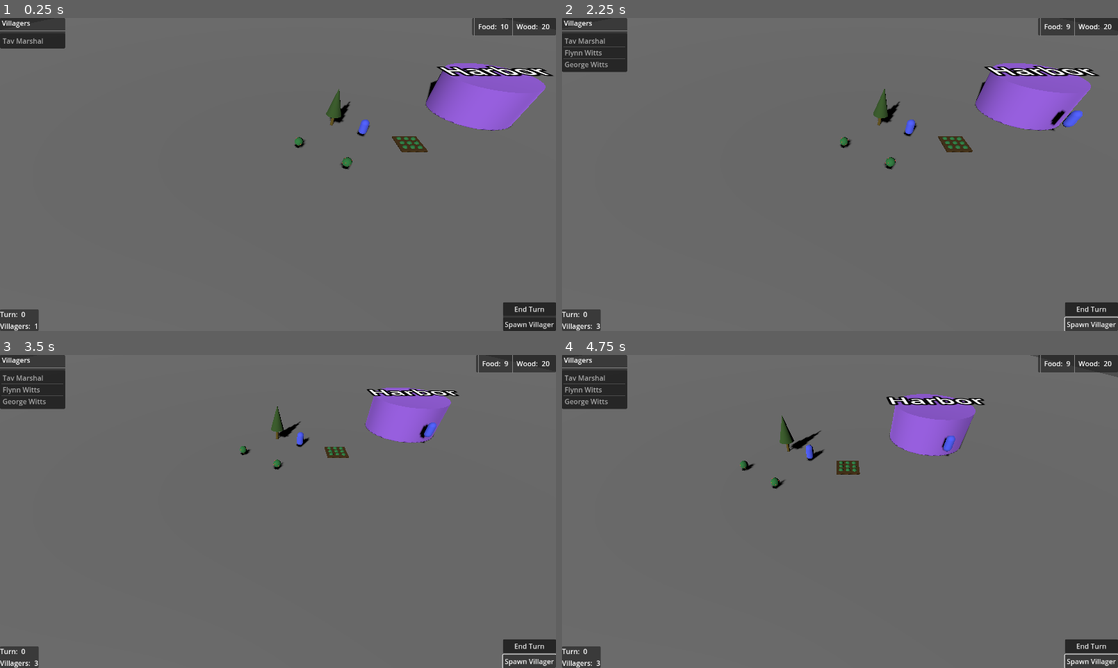
Above: before the commit, frames 1-4 (two rows, left to right).
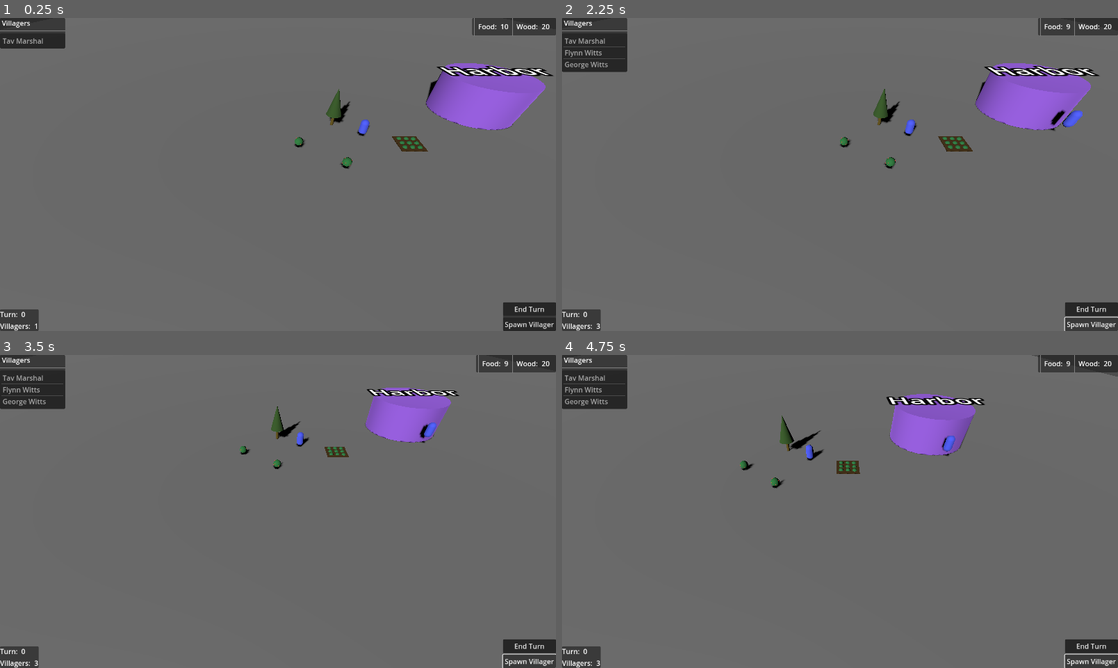
Above: after the commit, the same moments.

Repository: Sigf/Harbor
Game: Godot game, scene res://World/main.tscn
Same seed, same stepped clock (60 frames per second), same inputs: the game is played once before the commit and once after it.
Inputs:
- Up to frame 1 (0.25 s): no input
- Up to frame 2 (2.25 s): click "End Turn" at 0.5 s; click "Spawn Villager" at 1.25 s; tap Enter at 2 s; hold D (move_right) from 2.03 s (still down)
- Up to frame 3 (3.5 s): release D (move_right) at 2.78 s; hold S (move_backward) from 2.78 s (still down)
- Up to frame 4 (4.75 s): release S (move_backward) at 3.53 s; hold D (move_right) 3.53-4.28 s; hold W (move_forward) from 4.28 s (still down)

The runs differ from the first frame. In frame 1, less than 0.1% of the frame differs, in the area x 53-92%, y 20-49%; in frame 2, less than 0.1%; in frame 3, less than 0.1%; in frame 4, 0.1%, in the area x 32-100%, y 0-43%.

Commit message:
Move world resources to resource assets

Diff:
--- a/Buildings/structure_farm.gd
+++ b/Buildings/structure_farm.gd
@@ -1,4 +1,6 @@
 class_name StructureFarm extends ResourceNode
+
+var food_resource: WorldResource = preload("res://World/WorldResources/food_resource.tres")
 
 
 func make_job(in_villager: VillagerCharacter) -> VillagerJobBase:
@@ -11,7 +13,7 @@
 
 	var ammount_gathered: int = 10
 
-	if owning_world.try_add_to_stockpile(IslandWorld.STOCKPILE.FOOD, ammount_gathered):
+	if owning_world.try_add_to_stockpile(food_resource, ammount_gathered):
 		print("Villager ", in_villager.character_name, " gathered ", ammount_gathered, " units of food from a farm.")
 		return true
 
--- a/Characters/character_name_set.gd
+++ b/Characters/character_name_set.gd
@@ -8,12 +8,12 @@
 func get_random_male_name() -> String:
 	assert(not male_names.is_empty())
 
-	var i = randi_range(0, male_names.size()-1)
+	var i = randi_range(0, male_names.size() - 1)
 	assert(i >= 0 and i < male_names.size())
 
 	var new_first_name = male_names[i]
 
-	i = randi_range(0, last_names.size()-1)
+	i = randi_range(0, last_names.size() - 1)
 	assert(i >= 0 and i < last_names.size())
 
 	var new_last_name = last_names[i]
@@ -24,12 +24,12 @@
 func get_random_female_name() -> String:
 	assert(not female_names.is_empty())
 
-	var i = randi_range(0, female_names.size()-1)
+	var i = randi_range(0, female_names.size() - 1)
 	assert(i >= 0 and i < female_names.size())
 
 	var new_first_name = female_names[i]
 
-	i = randi_range(0, last_names.size()-1)
+	i = randi_range(0, last_names.size() - 1)
 	assert(i >= 0 and i < last_names.size())
 
 	var new_last_name = last_names[i]
--- a/Characters/villager_character.gd
+++ b/Characters/villager_character.gd
@@ -1,4 +1,6 @@
 class_name VillagerCharacter extends Node3D
+
+var food_resource: WorldResource = preload("res://World/WorldResources/food_resource.tres")
 
 @export var character_name: String
 @export var current_health: int
@@ -42,7 +44,7 @@
 func try_eat_food() -> bool:
 	assert(is_instance_valid(owning_world))
 
-	var ate_food = owning_world.try_use_stockpile(IslandWorld.STOCKPILE.FOOD, 1)
+	var ate_food = owning_world.try_use_stockpile(food_resource, 1)
 	if ate_food:
 		current_energy = max_energy
 	else:
--- a/Characters/villager_job_builder.gd
+++ b/Characters/villager_job_builder.gd
@@ -3,7 +3,7 @@
 var target_structure
 
 func _init(in_owning_villager: VillagerCharacter) -> void:
-	super(in_owning_villager)
+	super (in_owning_villager)
 	job_title = "Builder"
 
 
--- a/Characters/villager_job_crafter.gd
+++ b/Characters/villager_job_crafter.gd
@@ -4,7 +4,7 @@
 var target_quantity
 
 func _init(in_owning_villager: VillagerCharacter) -> void:
-	super(in_owning_villager)
+	super (in_owning_villager)
 	job_title = "Crafter"
 
 
--- a/Characters/villager_job_gatherer.gd
+++ b/Characters/villager_job_gatherer.gd
@@ -4,7 +4,7 @@
 
 
 func _init(in_owning_villager: VillagerCharacter, in_node: ResourceNode) -> void:
-	super(in_owning_villager)
+	super (in_owning_villager)
 	assert(is_instance_valid(in_node))
 
 	job_title = "Gatherer"
--- a/UI/world_ui.gd
+++ b/UI/world_ui.gd
@@ -1,4 +1,7 @@
 class_name WorldUI extends Control
+
+var wood_resource: WorldResource = preload("res://World/WorldResources/wood_resource.tres")
+var food_resource: WorldResource = preload("res://World/WorldResources/food_resource.tres")
 
 @export var owning_world: IslandWorld
 @export var end_turn_button: Button
@@ -65,9 +68,9 @@
 	owning_world.villagers_changed.connect(_on_villagers_list_changed)
 
 
-func _on_stockpile_changed(new_stockpile: Dictionary[IslandWorld.STOCKPILE, int]) -> void:
-	stockpile_food_value_label.text = str(new_stockpile[IslandWorld.STOCKPILE.FOOD])
-	stockpile_wood_value_label.text = str(new_stockpile[IslandWorld.STOCKPILE.WOOD])
+func _on_stockpile_changed(new_stockpile: Dictionary[WorldResource, int]) -> void:
+	stockpile_food_value_label.text = str(new_stockpile[food_resource])
+	stockpile_wood_value_label.text = str(new_stockpile[wood_resource])
 
 
 func _on_turn_ended(turn_number: int) -> void:
--- a/World/ResourceNodes/resource_node_bush.gd
+++ b/World/ResourceNodes/resource_node_bush.gd
@@ -1,4 +1,6 @@
 class_name ResourceNodeBush extends ResourceNode
+
+var food_resource: WorldResource = preload("res://World/WorldResources/food_resource.tres")
 
 
 func make_job(in_villager: VillagerCharacter) -> VillagerJobBase:
@@ -11,7 +13,7 @@
 
 	var ammount_gathered: int = 5
 
-	if owning_world.try_add_to_stockpile(IslandWorld.STOCKPILE.FOOD, ammount_gathered):
+	if owning_world.try_add_to_stockpile(food_resource, ammount_gathered):
 		print("Villager ", in_villager.character_name, " gathered ", ammount_gathered, " units of food from a bush.")
 		return true
 
--- a/World/ResourceNodes/resource_node_tree.gd
+++ b/World/ResourceNodes/resource_node_tree.gd
@@ -1,4 +1,6 @@
 class_name ResourceNodeTree extends ResourceNode
+
+var wood_resource: WorldResource = preload("res://World/WorldResources/wood_resource.tres")
 
 
 func make_job(in_villager: VillagerCharacter) -> VillagerJobBase:
@@ -11,7 +13,7 @@
 
 	var ammount_gathered: int = 5
 
-	if owning_world.try_add_to_stockpile(IslandWorld.STOCKPILE.WOOD, ammount_gathered):
+	if owning_world.try_add_to_stockpile(wood_resource, ammount_gathered):
 		print("Villager ", in_villager.character_name, " gathered ", ammount_gathered, " units of wood from a tree.")
 		return true
 
--- /dev/null
+++ b/World/WorldResources/food_resource.tres
@@ -0,0 +1,8 @@
+[gd_resource type="Resource" script_class="WorldResource" load_steps=2 format=3 uid="uid://dtepefy5lhq6e"]
+
+[ext_resource type="Script" uid="uid://c7dxx6nsfq2ur" path="res://World/WorldResources/world_resource.gd" id="1_8cij8"]
+
+[resource]
+script = ExtResource("1_8cij8")
+world_resource_name = "Food"
+metadata/_custom_type_script = "uid://c7dxx6nsfq2ur"
--- /dev/null
+++ b/World/WorldResources/wood_resource.tres
@@ -0,0 +1,8 @@
+[gd_resource type="Resource" script_class="WorldResource" load_steps=2 format=3 uid="uid://ddywopfce07w5"]
+
+[ext_resource type="Script" uid="uid://c7dxx6nsfq2ur" path="res://World/WorldResources/world_resource.gd" id="1_j77ai"]
+
+[resource]
+script = ExtResource("1_j77ai")
+world_resource_name = "Wood"
+metadata/_custom_type_script = "uid://c7dxx6nsfq2ur"
--- /dev/null
+++ b/World/WorldResources/world_resource.gd
@@ -0,0 +1,5 @@
+class_name WorldResource extends Resource
+# This class defines resources used in the world, and any associated data.
+
+@export var world_resource_name: String
+@export var world_resource_icon: Texture2D
--- /dev/null
+++ b/World/building_grid.tscn
@@ -0,0 +1,13 @@
+[gd_scene load_steps=2 format=3 uid="uid://bal7tqj3t640w"]
+
+[sub_resource type="BoxShape3D" id="BoxShape3D_hajwq"]
+size = Vector3(10, 2, 10)
+
+[node name="BuildingGrid" type="Node3D"]
+
+[node name="StaticBody3D" type="StaticBody3D" parent="."]
+collision_layer = 4
+collision_mask = 0
+
+[node name="CollisionShape3D" type="CollisionShape3D" parent="StaticBody3D"]
+shape = SubResource("BoxShape3D_hajwq")
--- a/World/island_world.gd
+++ b/World/island_world.gd
@@ -1,10 +1,13 @@
 class_name IslandWorld extends Node3D
+
+var wood_resource: WorldResource = preload("res://World/WorldResources/wood_resource.tres")
+var food_resource: WorldResource = preload("res://World/WorldResources/food_resource.tres")
 
 signal turn_ended(turn_number: int)
 signal villager_spawned(new_villager: VillagerCharacter)
 signal villager_count_changed(new_villager_count: int)
 signal villagers_changed(villagers_list: Array[VillagerCharacter])
-signal stockpile_changed(new_stockpile: Dictionary[STOCKPILE, int])
+signal stockpile_changed(new_stockpile: Dictionary[WorldResource, int])
 signal current_selected_structure_changed(new_structure: WorldStructure)
 signal world_loaded()
 
@@ -18,14 +21,14 @@
 const new_villager_name_set: CharacterNameSet = preload("res://Characters/character_names_english.tres")
 
 enum STOCKPILE {FOOD, WOOD}
-var stockpile: Dictionary[STOCKPILE, int] = {
-	STOCKPILE.FOOD: 10,
-	STOCKPILE.WOOD: 20
+var stockpile: Dictionary[WorldResource, int] = {
+	food_resource: 10,
+	wood_resource: 20
 }
 
 # Daily log variables
-var resource_used: Dictionary[STOCKPILE, int]
-var resource_gathered: Dictionary[STOCKPILE, int]
+var resource_used: Dictionary[WorldResource, int]
+var resource_gathered: Dictionary[WorldResource, int]
 var new_villagers: Array[VillagerCharacter]
 
 
@@ -114,7 +117,7 @@
 	assert(is_instance_valid(harbor_structure))
 
 
-func try_use_stockpile(stockpile_type: STOCKPILE, ammount: int) -> bool:
+func try_use_stockpile(stockpile_type: WorldResource, ammount: int) -> bool:
 	assert(stockpile.has(stockpile_type))
 	assert(ammount > 0)
 
@@ -132,7 +135,7 @@
 	return false
 
 
-func try_add_to_stockpile(stockpile_type: STOCKPILE, ammount: int) -> bool:
+func try_add_to_stockpile(stockpile_type: WorldResource, ammount: int) -> bool:
 	assert(stockpile.has(stockpile_type))
 	assert(ammount > 0)
 
@@ -171,4 +174,4 @@
 	print("Turn ", current_turn, "ended.")
 	print("Resource Gathered:")
 	for resource in resource_gathered:
-		print("  ", resource_gathered[resource], " ", str(resource))
+		print("  ", resource_gathered[resource], " ", str(resource.world_resource_name))
--- a/World/main_island.tscn
+++ b/World/main_island.tscn
@@ -10,12 +10,22 @@
 
 [sub_resource type="PlaneMesh" id="PlaneMesh_jjsx5"]
 
+[sub_resource type="BoxShape3D" id="BoxShape3D_q4vth"]
+size = Vector3(2, 0.2, 2)
+
 [node name="IslandWorld" type="Node3D"]
 script = ExtResource("1_viy1l")
 
 [node name="Floor" type="MeshInstance3D" parent="."]
-transform = Transform3D(100, 0, 0, 0, 100, 0, 0, 0, 100, 0.046802044, -0.06828117, 0.051274776)
+transform = Transform3D(100, 0, 0, 0, 100, 0, 0, 0, 100, 0.047, 0, 0.051)
 mesh = SubResource("PlaneMesh_jjsx5")
+
+[node name="StaticBody3D" type="StaticBody3D" parent="Floor"]
+collision_layer = 9
+
+[node name="CollisionShape3D" type="CollisionShape3D" parent="Floor/StaticBody3D"]
+transform = Transform3D(1, 0, 0, 0, 1, 0, 0, 0, 1, 0, -0.1, 0)
+shape = SubResource("BoxShape3D_q4vth")
 
 [node name="DirectionalLight3D" type="DirectionalLight3D" parent="."]
 transform = Transform3D(0.8508111, 0.25234386, -0.46091548, 0, 0.8771462, 0.4802235, 0.5254717, -0.4085795, 0.74628574, 0, 12.12076, 0)
--- a/World/player_camera_controller.gd
+++ b/World/player_camera_controller.gd
@@ -24,7 +24,7 @@
 	current_rotation += rotate_input * rotation_speed * delta * 100.0
 
 	# Update target location
-	var move_input := Vector2(Input.get_action_strength("move_forward")-Input.get_action_strength("move_backward"), Input.get_action_raw_strength("move_right")-Input.get_action_strength("move_left"))
+	var move_input := Vector2(Input.get_action_strength("move_forward") - Input.get_action_strength("move_backward"), Input.get_action_raw_strength("move_right") - Input.get_action_strength("move_left"))
 	var camera_forward := -camera.global_transform.basis.z
 	camera_forward.y = 0.0
 	camera_forward = camera_forward.normalized()
Not shown, added: World/WorldResources/world_resource.gd.uid
Not shown: 1 places in World/main_island.tscn that only renumber resources
